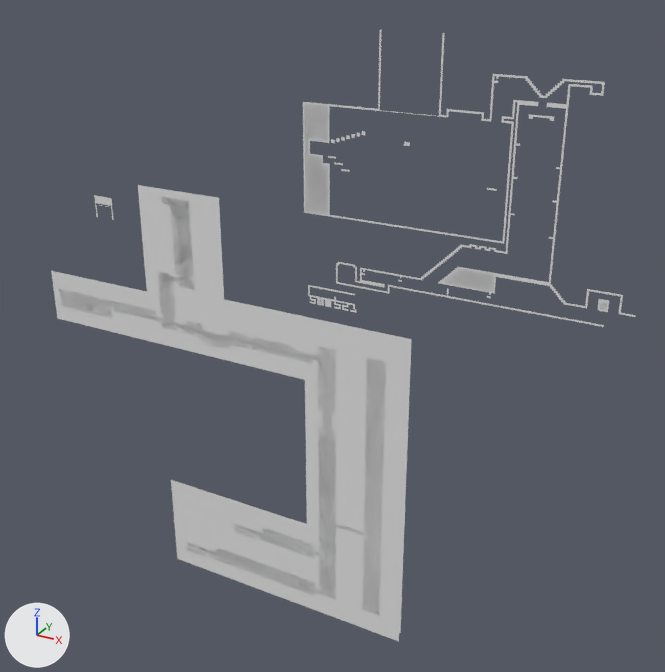
Before and after pictures for a commit that changed the OBJ model data/level-malte/layer_level_solid.obj.
Rendered twice from a camera (50 mm lens) standing at (10928.0, -10190.0, 10652.0) and looking at (5125.0, 360.0, 5378.0). Arrows for +X, +Y and +Z are at lower left; the lights stay in place. Where no turn or scale is listed for an object, it has been applied to the vertices.

Names of what the first picture shows: 'layer_level_solid'.
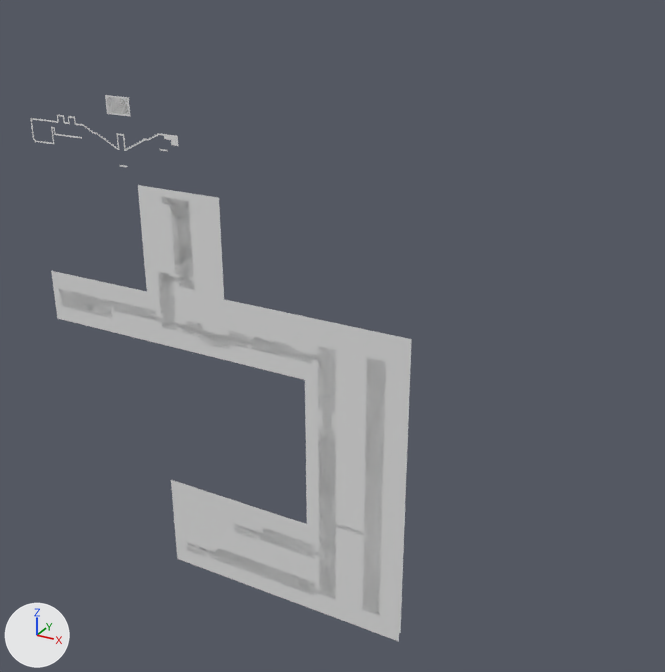
Commit message: level continued

Diff of the bpy script that builds the scene:
```diff
--- a/data/level-malte/layer_level_solid.obj.py
+++ b/data/level-malte/layer_level_solid.obj.py
@@ me_layer_level_solid @@
 # used by ob_layer_level_solid; location = (0.0, 0.0, 0.0)
 # verts and faces of me_layer_level_solid; kept vertices keep their numbers, new ones are numbered from 1237
-me_layer_level_solid.from_pydata(...)  # 1237 vertices, 94 faces; spans x 120.0..9264.0, y 0.0, z 696.0..9600.0
+me_layer_level_solid.from_pydata(...)  # 784 vertices, 71 faces; spans x 96.0..6504.0, y 0.0, z 696.0..8520.0
+# me_layer_level_solid part 1: a new loose piece of 104 vertices spanning x 96.0..2880.0, y 0.0, z 7704.0..8160.0
+# me_layer_level_solid part 2: 27 loose pieces with 573 vertices, spanning x 1224.0..9264.0, y 0.0, z 5976.0..9600.0, are deleted
+# me_layer_level_solid part 3
+verts[1237] = (1776.0, 0.0, 7512.0)  # pixel (119, 166)
+verts[1238] = (1776.0, 0.0, 7536.0)  # pixel (119, 164)
+verts[1239] = (2544.0, 0.0, 7824.0)  # pixel (159, 150)
+verts[1240] = (2544.0, 0.0, 7848.0)  # pixel (159, 148)
+for new, old in zip([*range(1241, 1245)], [*range(1237, 1241)]): verts[new] = verts[old] + (144.0, 0.0, 0.0)
+verts[1245] = (1632.0, 0.0, 8256.0)  # pixel (106, 113)
+verts[1246] = (1632.0, 0.0, 8520.0)  # pixel (105, 95)
+verts[1247] = (2064.0, 0.0, 8520.0)  # pixel (128, 97)
+verts[1248] = (2064.0, 0.0, 8256.0)  # pixel (130, 116)
+verts[1249] = (1656.0, 0.0, 8280.0)  # pixel (108, 112)
+verts[1250] = (2040.0, 0.0, 8280.0)  # pixel (128, 114)
+verts[1251] = (2040.0, 0.0, 8496.0)  # pixel (127, 99)
+verts[1252] = (1656.0, 0.0, 8496.0)  # pixel (106, 97)
+faces += [(1249, 1250, 1251, 1252), (1237, 1238, 1242, 1241), (1239, 1240, 1244, 1243), (1245, 1246, 1247, 1248)]
```

Boxes (x1, y1, x2, y2) around the edits, measured in the pictures (665 x 672 px):
'layer_level_solid', reshaped (35% narrower, 11% shorter)
    before: (51, 30, 636, 641)
    after: (30, 95, 412, 641)
part 1 of me_layer_level_solid, added
    after: (30, 115, 178, 151)
part 2 of me_layer_level_solid, deleted
    before: (94, 30, 636, 327)
part 3 of me_layer_level_solid, added
    after: (105, 95, 168, 167)
